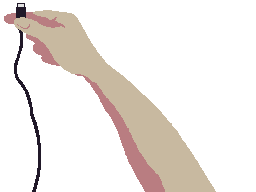
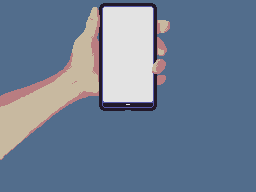
The second (256, 192) image is a revision of the first. Changes to its layers:
added group "FX" with 3 layers above "Phone var 2" over [127, 103, 163, 119]
showed "Layer 6" over [0, 3, 170, 160]
hid "Layer 7" over [4, 3, 216, 192]
showed "Background" over [0, 0, 256, 192]
